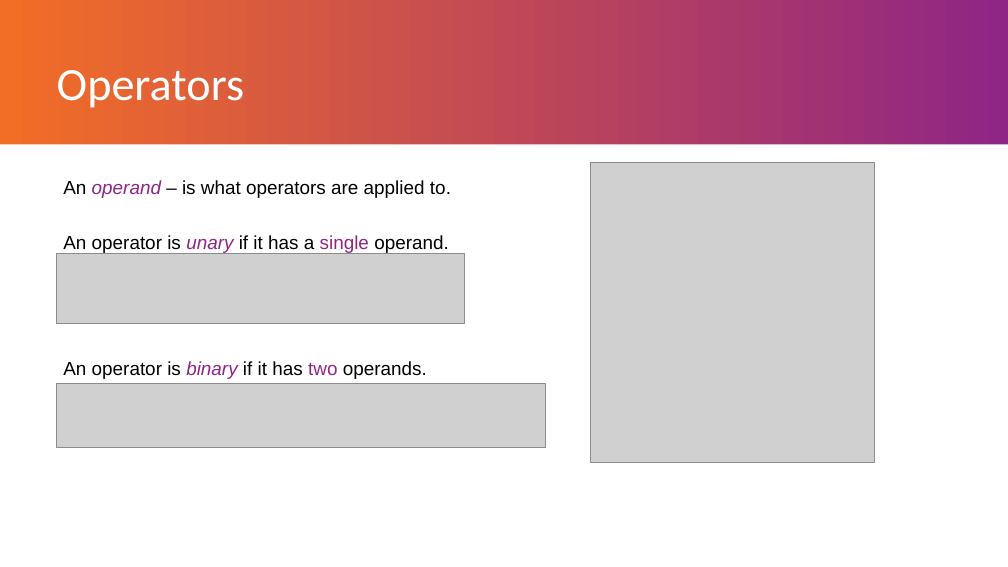
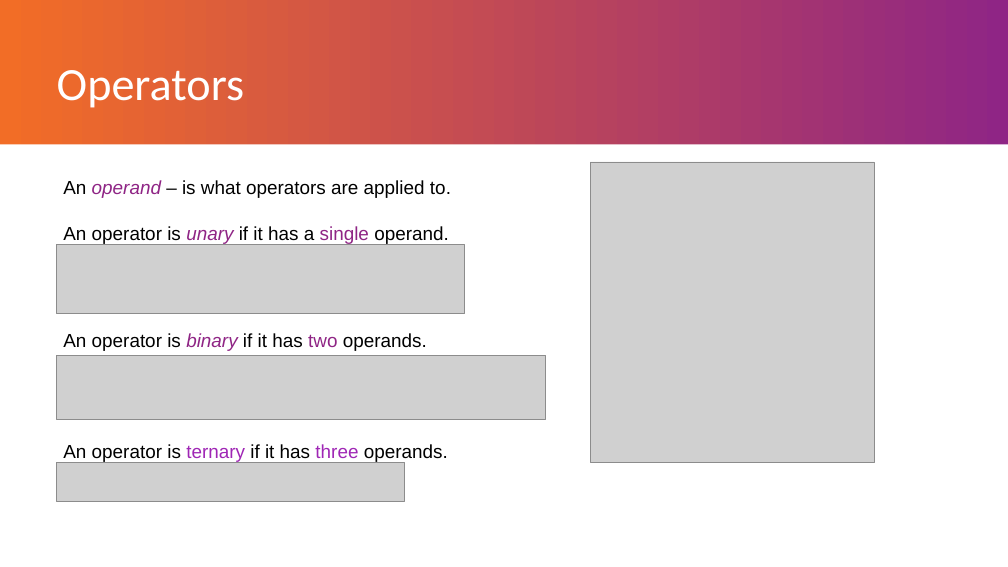
Before and after one commit to Yuliia143/Topics, a slide deck: slide 6 of JS_SYNTAX.pptx. Drawn at 1008x567 pixels with LibreOffice and Linux fonts; fonts in the diff are those of the drawing; grey boxes stand for pictures; background and template pictures are left out. Boxes give left, top, right and bottom in pixels: in the first picture for what was removed or moved away, otherwise in the second. Text is boxed around its words. In the diff, an @@ line names an element or a change of style, - is before the commit and + after.

Commit message:
Changes in SYNTAX

```diff
--- a/JS_SYNTAX.pptx
+++ b/JS_SYNTAX.pptx
@@ text "An operator is unary if ...": place and size @@
-text "An operator is unary if ..." at bbox=[63, 235, 449, 253]
+text "An operator is unary if ..." at bbox=[63, 226, 449, 244]
@@ picture: place and size @@
-picture at bbox=[57, 254, 465, 324]
+picture at bbox=[57, 244, 465, 314]
@@ text "An operator is binary if ...": place and size @@
-text "An operator is binary if ..." at bbox=[63, 361, 427, 379]
+text "An operator is binary if ..." at bbox=[63, 333, 427, 351]
@@ picture: place and size @@
-picture at bbox=[57, 383, 546, 448]
+picture at bbox=[57, 355, 546, 420]
@@ text added at bbox=[63, 444, 448, 462], 18 pt, text #000000 @@
+An operator is ternary if it has three operands.
@@ picture added at bbox=[57, 462, 405, 501] @@
```
